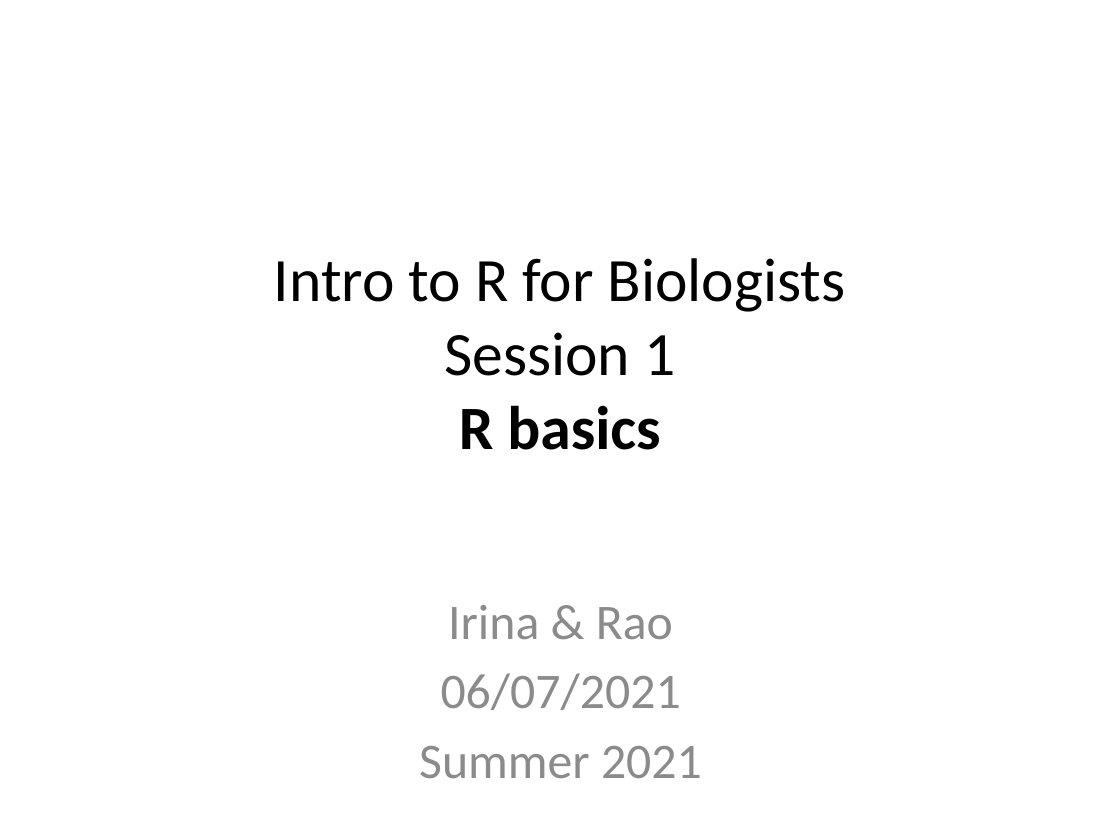
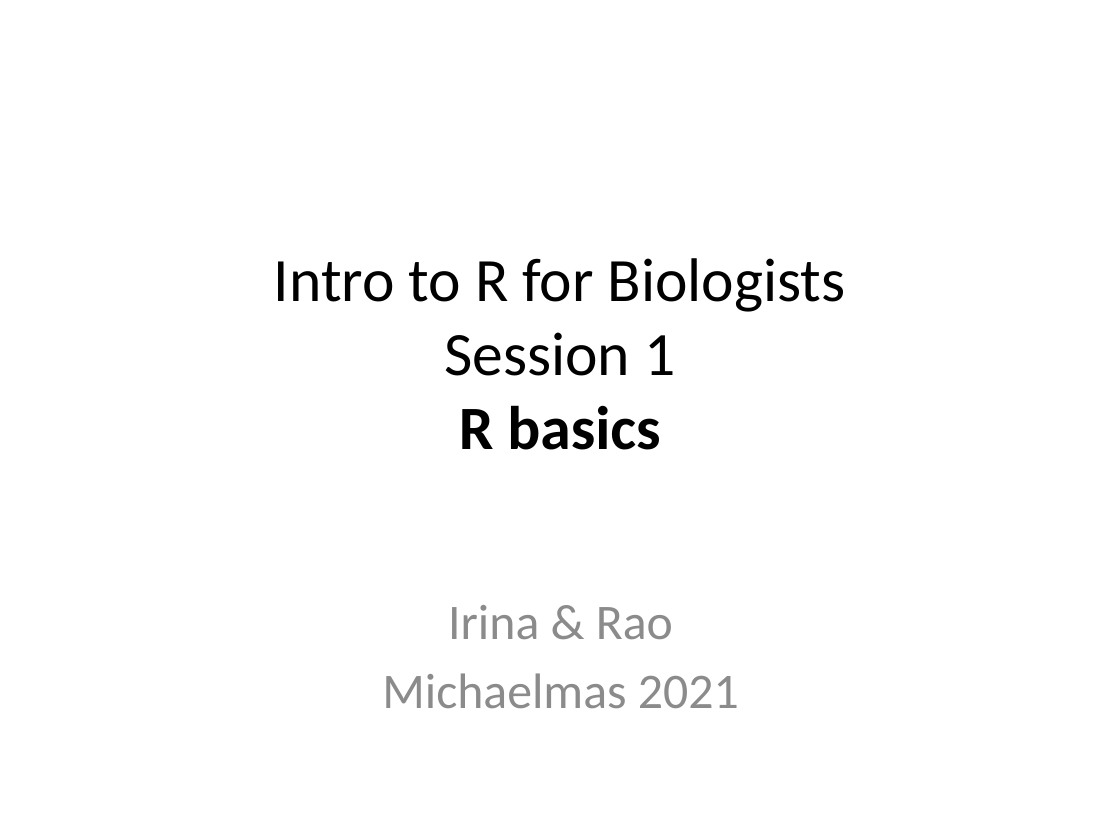
Before and after one commit to sraorao/MSD_R_course_MT2021, a slide deck: slide 1 of powerpoint files/Session1.pptx. Drawn at 1120x840 pixels with LibreOffice and Linux fonts; fonts in the diff are those of the drawing. Boxes give left, top, right and bottom in pixels: in the first picture for what was removed or moved away, otherwise in the second. Text is boxed around its words. In the diff, an @@ line names an element or a change of style, - is before the commit and + after.

```diff
--- a/powerpoint files/Session1.pptx
+++ b/powerpoint files/Session1.pptx
@@ subtitle at (382, 673, 739, 708): text changed @@
-06/07/2021
-Summer 2021
+Michaelmas 2021
```
Also in this commit, not shown: 3 other slides changed, 15 other files.
